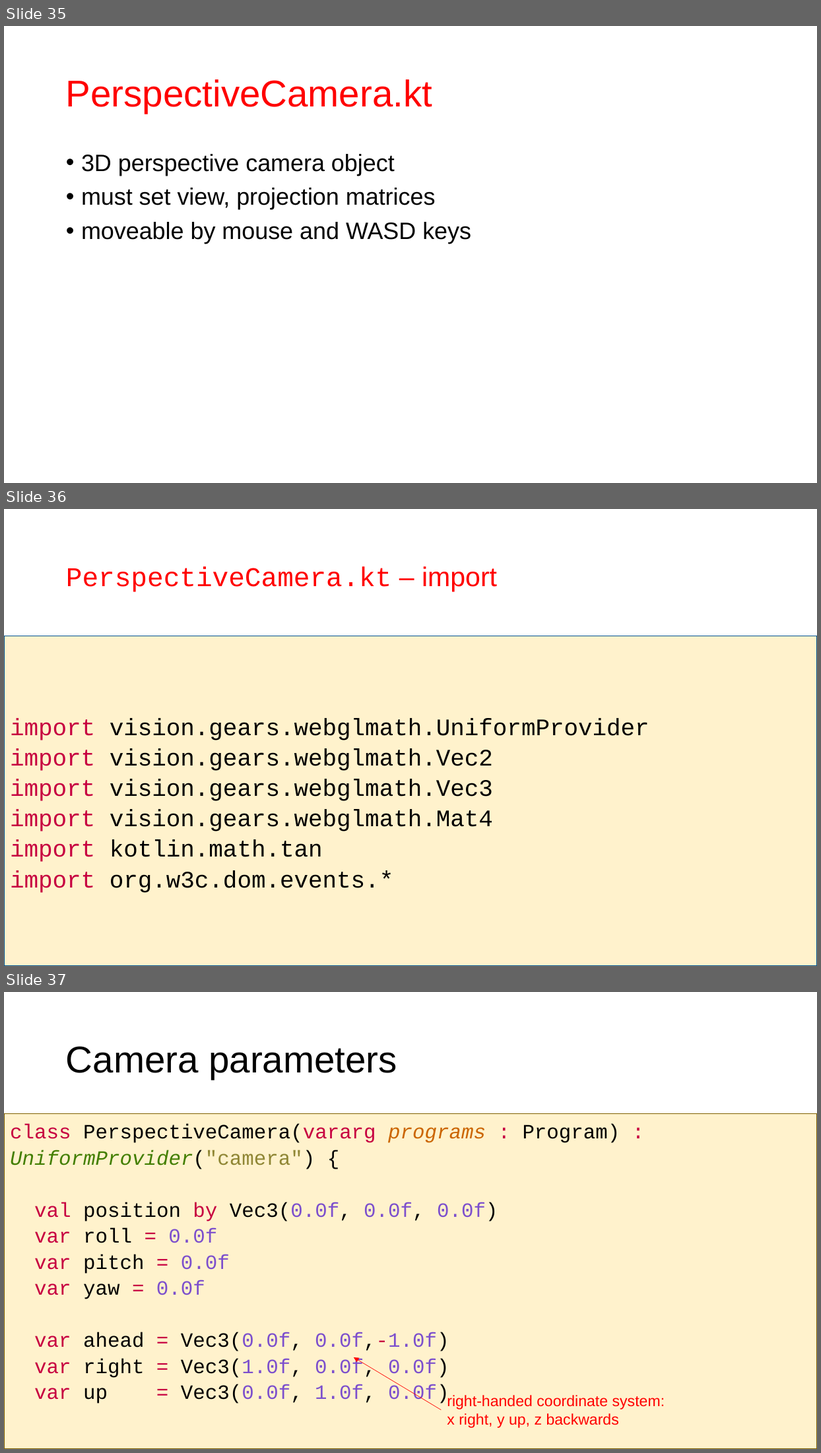
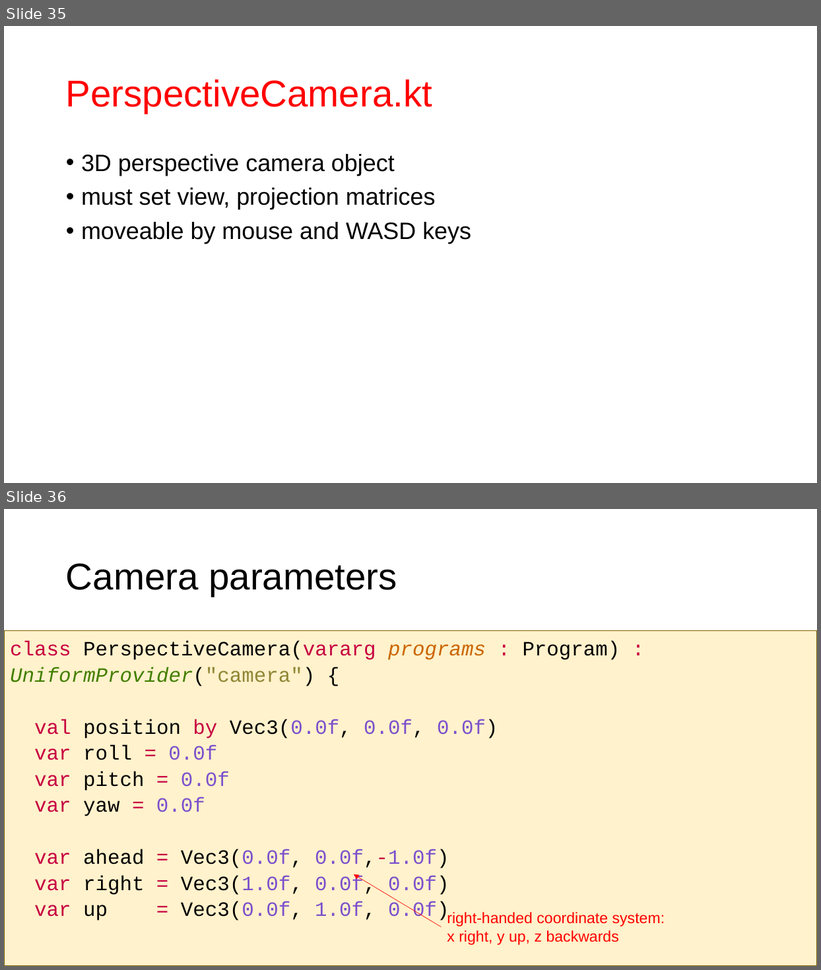
Before and after one commit to szecsi/kogfactory, a slide deck: projects/kog.040.020-camera/aitcg320 - Camera 3D.pptx. Shown one above the other, each under a label of ours: slides 35, 36 and 37 before the commit, slides 35 and 36 after it. The pictures are 821x1453 and 821x970 pixels, drawn with LibreOffice and Linux fonts; fonts in the diff are those of the drawing. Boxes give left, top, right and bottom in pixels: in the first picture for what was removed or moved away, otherwise in the second. Text is boxed around its words. In the diff, an @@ line names an element or a change of style, - is before the commit and + after.

```diff
--- a/projects/kog.040.020-camera/aitcg320 - Camera 3D.pptx
+++ b/projects/kog.040.020-camera/aitcg320 - Camera 3D.pptx
@@ slide 36 removed at (x1=4, y1=509, x2=817, y2=966), background #FFFFFF @@
@@ title removed at (x1=66, y1=566, x2=497, y2=592) @@
-PerspectiveCamera.kt – import
@@ rectangle removed at (x1=4, y1=636, x2=817, y2=966) @@
-import vision.gears.webglmath.UniformProvider
-import vision.gears.webglmath.Vec2
-import vision.gears.webglmath.Vec3
-import vision.gears.webglmath.Mat4
-import kotlin.math.tan
-import org.w3c.dom.events.*
@@ what was slide 37 is now slide 36 @@
```
Also in this commit, not shown: 1 slide changed, 5 other files.
